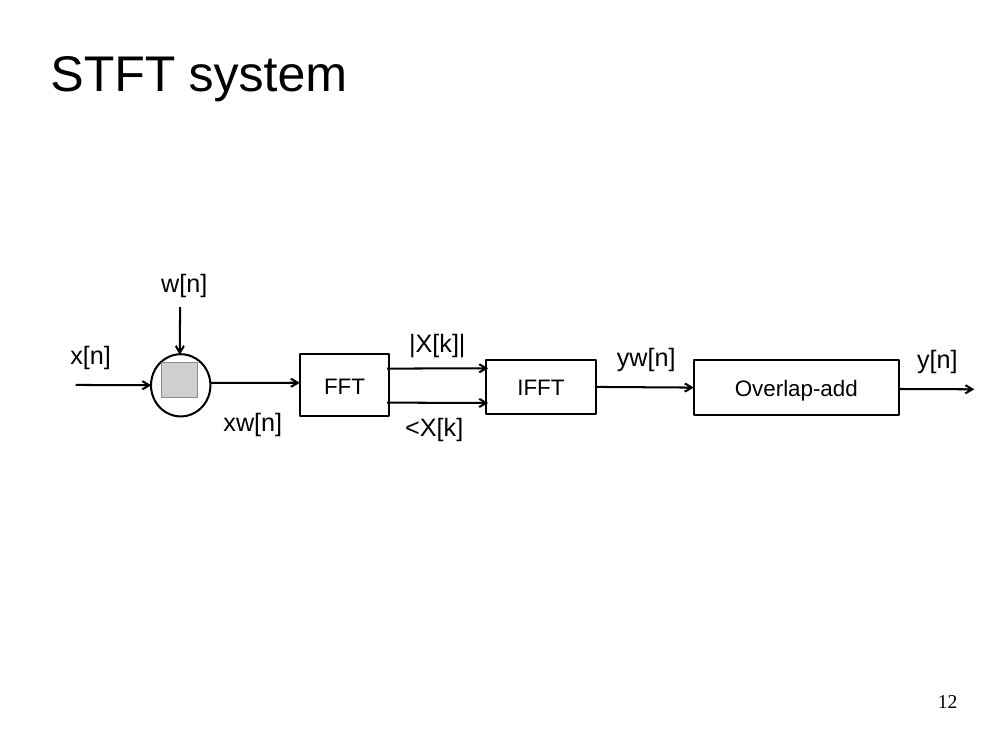
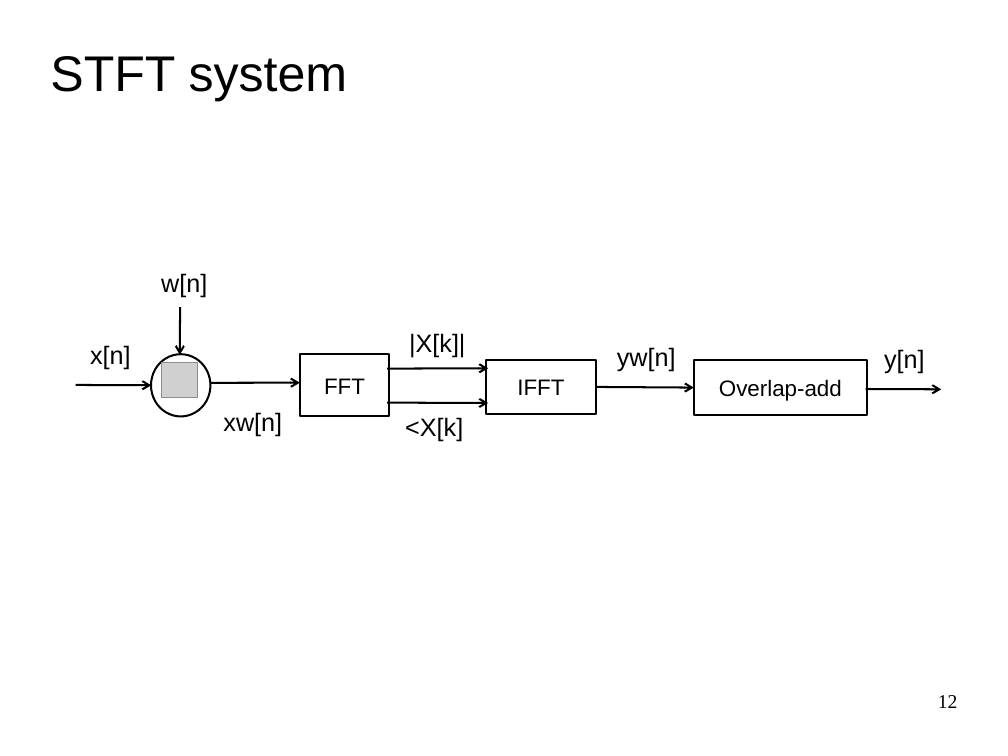
Before and after one commit to MTG/sms-tools, a slide deck: slide 12 of lectures/4-STFT/STFT-2.odp. Drawn at 1008x756 pixels with LibreOffice and Linux fonts; fonts in the diff are those of the drawing; grey boxes stand for pictures. Boxes give left, top, right and bottom in pixels: in the first picture for what was removed or moved away, otherwise in the second. Text is boxed around its words. In the diff, an @@ line names an element or a change of style, - is before the commit and + after.

```diff
--- a/lectures/4-STFT/STFT-2.odp
+++ b/lectures/4-STFT/STFT-2.odp
@@ text "x[n]": place and size @@
-text "x[n]" at [70,345,111,370]
+text "x[n]" at [90,345,131,370]
@@ text "y[n]": place and size @@
-text "y[n]" at [917,349,958,374]
+text "y[n]" at [884,349,925,374]
@@ rectangle "Overlap-add": place and size @@
-rectangle "Overlap-add" at [694,360,898,414]
+rectangle "Overlap-add" at [694,360,867,414]
@@ arrow moved from (899, 389) - (975, 389) to (866, 389) - (941, 389) @@
```
Also in this commit, not shown: 15 other files.
